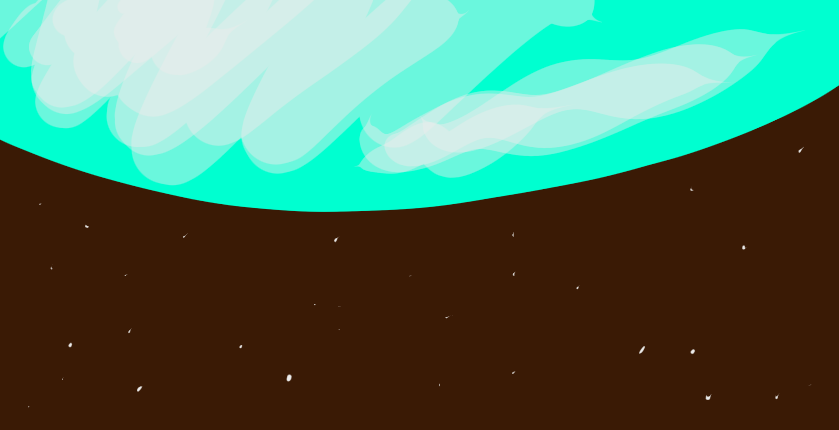
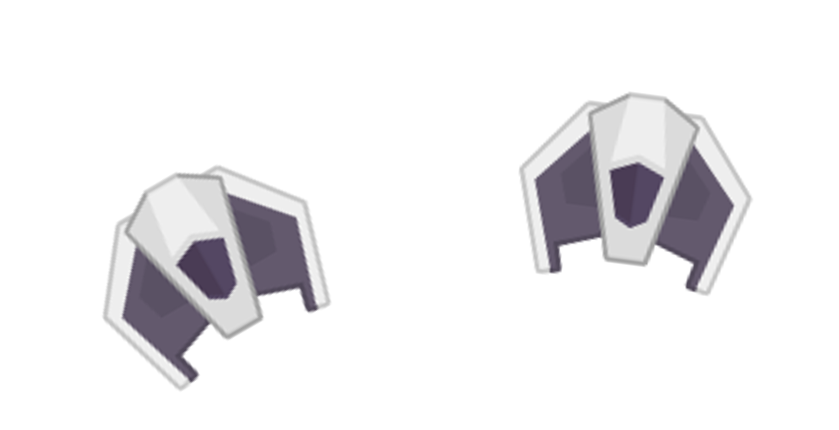
Layered file, before and after one edit (839px x 430px). Changes by layer:
added group "front_layer" with 4 layers above "back_layers" over [0, 64, 768, 430]
added layer "enemyBlack3.png" (1st of 2, in "front_layer") in group "front_layer" over [64, 128, 384, 430]
added layer "enemyBlack3.png" (2nd of 2, in "front_layer") in group "front_layer" over [512, 64, 768, 320]
hid group "back_layers" (5 layers) over [0, 0, 839, 430]
